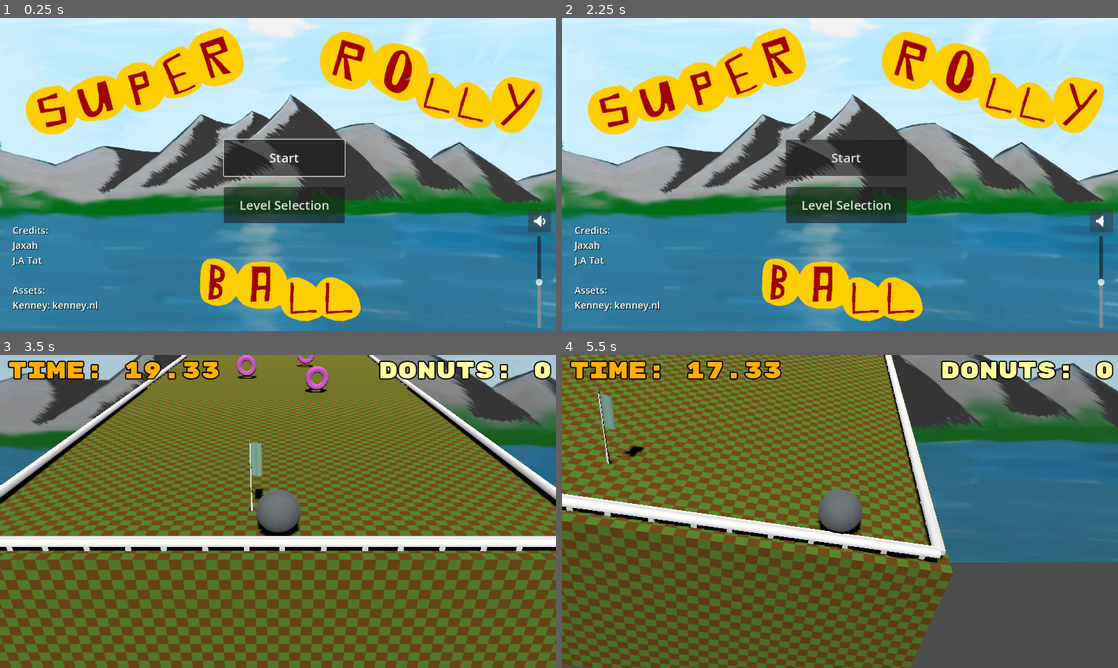
Above: before the commit, frames 1-4 (two rows, left to right).
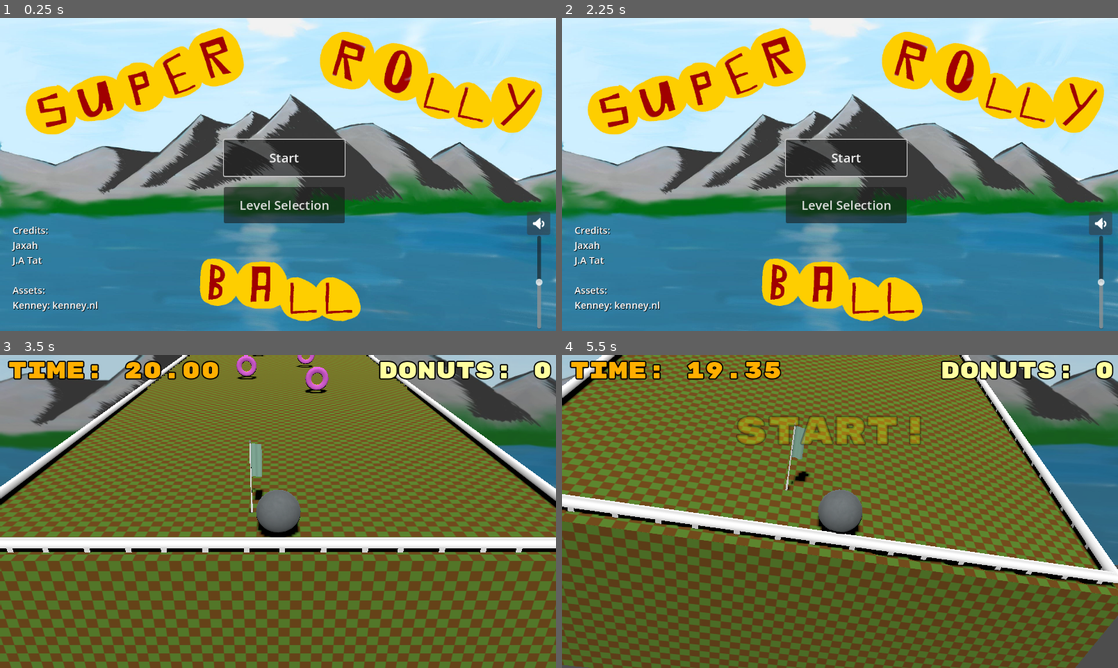
Above: after the commit, the same moments.

Repository: fozzedout/Super-Rolly-Ball
Game: Godot game, scene res://Scenes/MainMenu.tscn
Same seed, same stepped clock (60 frames per second), same inputs: the game is played once before the commit and once after it.
Inputs (mouse positions are in pixels of both pictures, inside the frame that each line leads up to):
- Up to frame 1 (0.25 s): no input
- Up to frame 2 (2.25 s): click "Level Selection" at 0.5 s; click "Level 2" (after the commit: "Main Menu") at 1.25 s; click (1101, 221) at 2.02 s
- Up to frame 3 (3.5 s): click "Start" at 2.75 s
- Up to frame 4 (5.5 s): hold D (Move_Right) 3.53-4.28 s; hold S (Move_Down) 4.28-5.03 s; hold D (Move_Right) from 5.03 s (still down)

The runs differ from the first frame. In frame 1, 0.1% of the frame differs, in the area x 94-100%, y 61-70%; in frame 2, 0.3%; in frame 3, 20%; in frame 4, 77%, in the area x 0-100%, y 0-100%.

Commit message:
sfx and code lines to exactly 100

Diff:
--- /dev/null
+++ b/ButtonHandling.gd
@@ -0,0 +1 @@
+#extends Node
--- a/Levels/Level01.tscn
+++ b/Levels/Level01.tscn
@@ -11,6 +11,13 @@
 [ext_resource type="AudioStream" uid="uid://xq51s74o5iw8" path="res://Assets/Flowing Rocks.ogg" id="9_jr058"]
 [ext_resource type="FontFile" uid="uid://jk53t7iv2q4s" path="res://Assets/RubikMonoOne-Regular.ttf" id="10_q561n"]
 [ext_resource type="AudioStream" uid="uid://bnw1rj5dtwdal" path="res://Assets/powerup.wav" id="11_5ytuc"]
+[ext_resource type="Script" path="res://globals.gd" id="11_lto2i"]
+[ext_resource type="AudioStream" uid="uid://dxa1p4f6paw01" path="res://Assets/hit portal.ogg" id="12_ymou1"]
+[ext_resource type="AudioStream" uid="uid://d3i4t3u8lb23m" path="res://Assets/ready start.ogg" id="13_vn5q5"]
+[ext_resource type="AudioStream" uid="uid://3rpt22iy2xky" path="res://Assets/fall out.ogg" id="15_btc1e"]
+[ext_resource type="AudioStream" uid="uid://cmcp8switxcqt" path="res://Assets/time up.ogg" id="16_gycoy"]
+[ext_resource type="AudioStream" uid="uid://ismtxgupemn8" path="res://Assets/perfect.ogg" id="17_ccueb"]
+[ext_resource type="AudioStream" uid="uid://oripf5yxu22q" path="res://Assets/goal.ogg" id="18_p4jpw"]
 
 [sub_resource type="BoxShape3D" id="BoxShape3D_c6pdw"]
 size = Vector3(30, 10, 100)
@@ -46,6 +53,38 @@
 [sub_resource type="StandardMaterial3D" id="StandardMaterial3D_cs0qq"]
 albedo_texture = ExtResource("8_6pp7m")
 
+[sub_resource type="Animation" id="Animation_x8fa6"]
+resource_name = "FadeStart"
+tracks/0/type = "value"
+tracks/0/imported = false
+tracks/0/enabled = true
+tracks/0/path = NodePath("lblLevelResult:modulate")
+tracks/0/interp = 1
+tracks/0/loop_wrap = true
+tracks/0/keys = {
+"times": PackedFloat32Array(0, 0.9, 1),
+"transitions": PackedFloat32Array(1, 1, 1),
+"update": 0,
+"values": [Color(1, 1, 1, 1), Color(1, 1, 1, 0), Color(1, 1, 1, 1)]
+}
+tracks/1/type = "value"
+tracks/1/imported = false
+tracks/1/enabled = true
+tracks/1/path = NodePath("lblLevelResult:visible")
+tracks/1/interp = 1
+tracks/1/loop_wrap = true
+tracks/1/keys = {
+"times": PackedFloat32Array(0, 0.9),
+"transitions": PackedFloat32Array(1, 1),
+"update": 1,
+"values": [true, false]
+}
+
+[sub_resource type="AnimationLibrary" id="AnimationLibrary_tkawt"]
+_data = {
+"FadeStart": SubResource("Animation_x8fa6")
+}
+
 [node name="Level" type="Node3D"]
 script = ExtResource("1_hcc8s")
 metadata/NextLevel = "res://Levels/Level02.tscn"
@@ -63,7 +102,7 @@
 fov = 37.8493
 
 [node name="Ball" parent="." instance=ExtResource("2_5v74f")]
-transform = Transform3D(1, 0, 0, 0, 1, 0, 0, 0, 1, 0.386, 7.636, 47)
+transform = Transform3D(1, 0, 0, 0, 1, 0, 0, 0, 1, 0.386, 1, 47)
 
 [node name="Ground" type="StaticBody3D" parent="."]
 transform = Transform3D(1, 0, 0, 0, 1, 0, 0, 0, 1, 0.389248, -5.04956, -0.57489)
@@ -276,10 +315,6 @@
 [node name="OmniLight3D" type="OmniLight3D" parent="."]
 transform = Transform3D(1, 0, 0, 0, 1, 0, 0, 0, 1, 0.504466, 4.57869, -33.4742)
 shadow_enabled = true
-
-[node name="AudioStreamPlayer" type="AudioStreamPlayer" parent="."]
-stream = ExtResource("9_jr058")
-autoplay = true
 
 [node name="GoalScreen" type="Node2D" parent="."]
 visible = false
@@ -341,6 +376,8 @@
 theme_override_fonts/font = ExtResource("10_q561n")
 theme_override_font_sizes/font_size = 40
 text = "Next Level"
+script = ExtResource("11_lto2i")
+metadata/LoadScene = "res://Levels/Level02.tscn"
 
 [node name="btnMainMenu" type="Button" parent="GoalScreen"]
 offset_left = 601.0
@@ -354,8 +391,15 @@
 theme_override_fonts/font = ExtResource("10_q561n")
 theme_override_font_sizes/font_size = 40
 text = "Main Menu"
-
-[node name="Timer" type="Timer" parent="."]
+script = ExtResource("11_lto2i")
+metadata/LoadScene = "res://Scenes/MainMenu.tscn"
+
+[node name="TimerStart" type="Timer" parent="."]
+wait_time = 2.0
+one_shot = true
+autostart = true
+
+[node name="TimerReload" type="Timer" parent="."]
 wait_time = 2.0
 one_shot = true
 
@@ -371,7 +415,7 @@
 theme_override_constants/outline_size = 10
 theme_override_fonts/font = ExtResource("10_q561n")
 theme_override_font_sizes/font_size = 80
-text = "Goal!"
+text = "READY"
 horizontal_alignment = 1
 
 [node name="Hud" type="Node2D" parent="."]
@@ -406,14 +450,42 @@
 vertical_alignment = 1
 metadata/_edit_use_anchors_ = true
 
+[node name="BackgroundMusic" type="AudioStreamPlayer" parent="."]
+stream = ExtResource("9_jr058")
+autoplay = true
+
 [node name="Collected" type="AudioStreamPlayer" parent="."]
 stream = ExtResource("11_5ytuc")
+
+[node name="HitPortal" type="AudioStreamPlayer" parent="."]
+stream = ExtResource("12_ymou1")
+
+[node name="ReadyStart" type="AudioStreamPlayer" parent="."]
+stream = ExtResource("13_vn5q5")
+
+[node name="FallOut" type="AudioStreamPlayer" parent="."]
+stream = ExtResource("15_btc1e")
+
+[node name="TimeUp" type="AudioStreamPlayer" parent="."]
+stream = ExtResource("16_gycoy")
+
+[node name="Perfect" type="AudioStreamPlayer" parent="."]
+stream = ExtResource("17_ccueb")
+
+[node name="Goal" type="AudioStreamPlayer" parent="."]
+stream = ExtResource("18_p4jpw")
+
+[node name="AnimationPlayer" type="AnimationPlayer" parent="."]
+libraries = {
+"": SubResource("AnimationLibrary_tkawt")
+}
 
 [connection signal="area_entered" from="Ball/Area3D" to="." method="_on_area_3d_area_entered"]
 [connection signal="body_entered" from="Ground/Goal" to="." method="_on_goal_body_entered"]
 [connection signal="body_entered" from="Ground/MurderDeathKill" to="." method="_on_murder_death_kill_body_entered"]
-[connection signal="pressed" from="GoalScreen/btnNextLevel" to="." method="_on_btn_next_level_pressed"]
-[connection signal="pressed" from="GoalScreen/btnMainMenu" to="." method="_on_btn_main_menu_pressed"]
-[connection signal="timeout" from="Timer" to="." method="_on_timer_timeout"]
+[connection signal="pressed" from="GoalScreen/btnNextLevel" to="GoalScreen/btnNextLevel" method="_on_pressed" binds= ["res://Levels/Level02.tscn"]]
+[connection signal="pressed" from="GoalScreen/btnMainMenu" to="GoalScreen/btnMainMenu" method="_on_pressed" binds= ["res://Scenes/MainMenu.tscn"]]
+[connection signal="timeout" from="TimerStart" to="." method="_on_timer_start_timeout"]
+[connection signal="timeout" from="TimerReload" to="." method="_on_timer_timeout"]
 
 [editable path="Ball"]
--- a/Levels/Level02.tscn
+++ b/Levels/Level02.tscn
@@ -11,6 +11,7 @@
 [ext_resource type="Texture2D" uid="uid://be2xqjsum35p1" path="res://Assets/background.jpg" id="8_p41px"]
 [ext_resource type="FontFile" uid="uid://jk53t7iv2q4s" path="res://Assets/RubikMonoOne-Regular.ttf" id="10_o4a1o"]
 [ext_resource type="AudioStream" uid="uid://bnw1rj5dtwdal" path="res://Assets/powerup.wav" id="11_j6b47"]
+[ext_resource type="Script" path="res://globals.gd" id="11_jx6vc"]
 
 [sub_resource type="BoxShape3D" id="BoxShape3D_jo5da"]
 size = Vector3(30, 10, 100)
@@ -431,6 +432,7 @@
 theme_override_fonts/font = ExtResource("10_o4a1o")
 theme_override_font_sizes/font_size = 40
 text = "Next Level"
+script = ExtResource("11_jx6vc")
 
 [node name="btnMainMenu" type="Button" parent="GoalScreen"]
 offset_left = 601.0
@@ -444,6 +446,7 @@
 theme_override_fonts/font = ExtResource("10_o4a1o")
 theme_override_font_sizes/font_size = 40
 text = "Main Menu"
+script = ExtResource("11_jx6vc")
 
 [node name="Hud" type="Node2D" parent="."]
 
@@ -502,8 +505,7 @@
 [connection signal="area_entered" from="Ball/Area3D" to="." method="_on_area_3d_area_entered"]
 [connection signal="body_entered" from="Ground/Goal" to="." method="_on_goal_body_entered"]
 [connection signal="body_entered" from="Ground/MurderDeathKill" to="." method="_on_murder_death_kill_body_entered"]
-[connection signal="pressed" from="GoalScreen/btnNextLevel" to="." method="_on_btn_next_level_pressed"]
-[connection signal="pressed" from="GoalScreen/btnMainMenu" to="." method="_on_btn_main_menu_pressed"]
+[connection signal="pressed" from="GoalScreen/btnMainMenu" to="GoalScreen/btnMainMenu" method="_on_pressed" binds= ["res://Scenes/MainMenu.tscn"]]
 [connection signal="timeout" from="Timer" to="." method="_on_timer_timeout"]
 
 [editable path="Ball"]
--- a/Scenes/LevelSelection.gd
+++ b/Scenes/LevelSelection.gd
@@ -1,13 +1,7 @@
 extends Node2D
 
-var globals
-
 func _ready():
-	globals = get_node("/root/Globals")
+	var globals = get_node("/root/Globals")
 	globals.load_game()
-	AudioServer.set_bus_mute(globals.bus_index, globals.ts["Muted"])
 	AudioServer.set_bus_volume_db(globals.bus_index, linear_to_db(globals.ts["Volume"]))
 	$btnLevel01.grab_focus()
-
-func _on_pressed(extra_arg_0):
-	get_tree().change_scene_to_file(extra_arg_0)
--- a/Scenes/LevelSelection.tscn
+++ b/Scenes/LevelSelection.tscn
@@ -1,8 +1,10 @@
-[gd_scene load_steps=4 format=3 uid="uid://b1iwt8mq428p1"]
+[gd_scene load_steps=6 format=3 uid="uid://b1iwt8mq428p1"]
 
 [ext_resource type="Script" path="res://Scenes/LevelSelection.gd" id="1_32lux"]
 [ext_resource type="Texture2D" uid="uid://be2xqjsum35p1" path="res://Assets/background.jpg" id="2_8shww"]
 [ext_resource type="AudioStream" uid="uid://xq51s74o5iw8" path="res://Assets/Flowing Rocks.ogg" id="3_ax8tm"]
+[ext_resource type="FontFile" uid="uid://jk53t7iv2q4s" path="res://Assets/RubikMonoOne-Regular.ttf" id="4_refuw"]
+[ext_resource type="Script" path="res://globals.gd" id="5_i5xjj"]
 
 [node name="LevelSelection" type="Node2D"]
 script = ExtResource("1_32lux")
@@ -24,6 +26,7 @@
 offset_bottom = 108.0
 theme_override_colors/font_outline_color = Color(0, 0, 0, 1)
 theme_override_constants/outline_size = 4
+theme_override_fonts/font = ExtResource("4_refuw")
 theme_override_font_sizes/font_size = 36
 text = "Level Selection"
 
@@ -32,17 +35,21 @@
 offset_top = 546.0
 offset_right = 1089.0
 offset_bottom = 604.0
+theme_override_fonts/font = ExtResource("4_refuw")
 theme_override_font_sizes/font_size = 26
-text = "Level 2"
-metadata/Level = "res://Levels/Level02.tscn"
+text = "Main Menu"
+script = ExtResource("5_i5xjj")
+metadata/Level = "res://Scenes/MainMenu.tscn"
 
 [node name="btnLevel01" type="Button" parent="."]
 offset_left = 60.0
 offset_top = 141.0
 offset_right = 291.0
 offset_bottom = 199.0
+theme_override_fonts/font = ExtResource("4_refuw")
 theme_override_font_sizes/font_size = 26
-text = "Level 1"
+text = "1"
+script = ExtResource("5_i5xjj")
 metadata/Level = "res://Levels/Level01.tscn"
 
 [node name="btnLevel02" type="Button" parent="."]
@@ -50,11 +57,13 @@
 offset_top = 215.0
 offset_right = 291.0
 offset_bottom = 273.0
+theme_override_fonts/font = ExtResource("4_refuw")
 theme_override_font_sizes/font_size = 26
-text = "Level 2"
+text = "2"
+script = ExtResource("5_i5xjj")
 metadata/Level = "res://Levels/Level02.tscn"
 
 [connection signal="ready" from="." to="." method="_on_ready"]
-[connection signal="pressed" from="btnBack" to="." method="_on_pressed" binds= ["res://Scenes/MainMenu.tscn"]]
-[connection signal="pressed" from="btnLevel01" to="." method="_on_pressed" binds= ["res://Levels/Level01.tscn"]]
-[connection signal="pressed" from="btnLevel02" to="." method="_on_pressed" binds= ["res://Levels/Level02.tscn"]]
+[connection signal="pressed" from="btnBack" to="btnBack" method="_on_pressed" binds= ["res://Scenes/MainMenu.tscn"]]
+[connection signal="pressed" from="btnLevel01" to="btnLevel01" method="_on_pressed" binds= ["res://Levels/Level01.tscn"]]
+[connection signal="pressed" from="btnLevel02" to="btnLevel02" method="_on_pressed" binds= ["res://Levels/Level02.tscn"]]
--- a/Scenes/MainMenu.tscn
+++ b/Scenes/MainMenu.tscn
@@ -2,7 +2,7 @@
 
 [ext_resource type="Texture2D" uid="uid://cl8w306xxc8i6" path="res://Assets/main-menu-background.jpg" id="1_8bh12"]
 [ext_resource type="Script" path="res://Scenes/Misc.gd" id="1_kx0xj"]
-[ext_resource type="Texture2D" uid="uid://bl2je0cgn52fh" path="res://Assets/audio-muted.png" id="3_q7r2t"]
+[ext_resource type="Script" path="res://globals.gd" id="3_n3t6g"]
 [ext_resource type="Texture2D" uid="uid://fjdqkxbqo4mp" path="res://Assets/audio.png" id="4_1rlk6"]
 [ext_resource type="AudioStream" uid="uid://xq51s74o5iw8" path="res://Assets/Flowing Rocks.ogg" id="5_8fgpb"]
 
@@ -24,6 +24,7 @@
 focus_next = NodePath("../btnLevelSelect")
 theme_override_font_sizes/font_size = 26
 text = "Start"
+script = ExtResource("3_n3t6g")
 
 [node name="btnLevelSelect" type="Button" parent="."]
 offset_left = 464.0
@@ -34,6 +35,7 @@
 focus_previous = NodePath("../btnStart")
 theme_override_font_sizes/font_size = 26
 text = "Level Selection"
+script = ExtResource("3_n3t6g")
 
 [node name="audio_volume" type="VSlider" parent="."]
 offset_left = 1094.0
@@ -45,21 +47,11 @@
 value = 0.5
 metadata/unmuted_value = 0
 
-[node name="btnAudio" type="TextureButton" parent="."]
-offset_left = 1094.0
-offset_top = 396.0
-offset_right = 1142.0
-offset_bottom = 444.0
-toggle_mode = true
-button_pressed = true
-texture_normal = ExtResource("3_q7r2t")
-texture_pressed = ExtResource("4_1rlk6")
-
 [node name="AudioStreamPlayer" type="AudioStreamPlayer" parent="."]
 stream = ExtResource("5_8fgpb")
 autoplay = true
 
-[node name="Label" type="Label" parent="."]
+[node name="lblCredits" type="Label" parent="."]
 offset_left = 26.0
 offset_top = 425.0
 offset_right = 398.0
@@ -73,7 +65,10 @@
 Assets:
 Kenney: kenney.nl"
 
-[connection signal="pressed" from="btnStart" to="." method="_on_btn_start_pressed"]
-[connection signal="pressed" from="btnLevelSelect" to="." method="_on_btn_level_select_pressed"]
+[node name="Audio" type="Sprite2D" parent="."]
+position = Vector2(1116, 425)
+texture = ExtResource("4_1rlk6")
+
+[connection signal="pressed" from="btnStart" to="btnStart" method="_on_pressed" binds= ["res://Levels/Level01.tscn"]]
+[connection signal="pressed" from="btnLevelSelect" to="btnLevelSelect" method="_on_pressed" binds= ["res://Scenes/LevelSelection.tscn"]]
 [connection signal="value_changed" from="audio_volume" to="." method="_on_audio_volume_value_changed"]
-[connection signal="toggled" from="btnAudio" to="." method="_on_btn_audio_toggled"]
--- a/Scenes/Misc.gd
+++ b/Scenes/Misc.gd
@@ -8,22 +8,8 @@
 
 	$btnStart.grab_focus()
 	$audio_volume.value = globals.ts["Volume"]
-	$btnAudio.button_pressed = not globals.ts["Muted"]
-
-
-func _on_btn_audio_toggled(toggled_on):
-	AudioServer.set_bus_mute(globals.bus_index, not toggled_on)
-	globals.ts["Muted"] = not toggled_on
-	globals.save_game()
 
 func _on_audio_volume_value_changed(value):
 	AudioServer.set_bus_volume_db(globals.bus_index, linear_to_db(value))
 	globals.ts["Volume"] = value
 	globals.save_game()
-
-func _on_btn_start_pressed():
-	get_tree().change_scene_to_file("res://Levels/Level01.tscn")
-
-
-func _on_btn_level_select_pressed():
-	get_tree().change_scene_to_file("res://Scenes/LevelSelection.tscn")
--- a/globals.gd
+++ b/globals.gd
@@ -1,6 +1,6 @@
 extends Node
 
-var ts = { "Volume" : 0.5, "Muted" : false, "Level01" : {"Time" : 0, "Par" : 20, "Score" : 0}, "Level02" : {"Time" : 0, "Par" : 50, "Score" : 0} }
+var ts = { "Volume" : 0.5, "Level01" : {"Time" : 0, "Par" : 20, "Score" : 0}, "Level02" : {"Time" : 0, "Par" : 50, "Score" : 0} }
 var bus_index : int = AudioServer.get_bus_index("Master")
 
 func save_game():
@@ -9,3 +9,6 @@
 func load_game():
 	if not FileAccess.file_exists("user://savegame.save"): return # Error! We don't have a save to load.
 	ts = JSON.parse_string(FileAccess.open("user://savegame.save", FileAccess.READ).get_line())
+
+func _on_pressed(extra_arg_0):
+	get_tree().change_scene_to_file(extra_arg_0)
--- a/level.gd
+++ b/level.gd
@@ -3,33 +3,33 @@
 var globals
 var time : float = 0
 var donuts : int = 0
+var doTimer : bool = false
 
 func _ready():
 	globals = get_node("/root/Globals")
 	globals.load_game()
-	$Hud/lblTime.text = "Time: " + str(globals.ts[get_meta("Level")]["Par"])
-	$Hud/lblDonuts.text = "Donuts: " + str(donuts)
+	time = globals.ts[get_meta("Level")]["Par"]
+	$Ball.freeze = true
 
-	AudioServer.set_bus_mute(globals.bus_index, globals.ts["Muted"])
 	AudioServer.set_bus_volume_db(globals.bus_index, linear_to_db(globals.ts["Volume"]))
+	$ReadyStart.play()
 
 func _physics_process(delta):
-	if not $lblLevelResult.visible:
-		time += delta
-		if globals != null:
-			$Hud/lblTime.text = "Time: %0.2f" % (globals.ts[get_meta("Level")]["Par"] - time)
-			#$Hud/lblTime.text = "Time: " + str(time) + "    Best: " + str(globals.ts[get_meta("Level")]["Time"])
+	if doTimer:
+		time -= delta
 
-	if time >= globals.ts[get_meta("Level")]["Par"] and $Timer.is_stopped():
+	if time <= 0 and $TimerReload.is_stopped():
+		time = 0
 		goal_screen("TIME UP!")
+
+	$Hud/lblTime.text = "Time: %0.2f" % time
+	$Hud/lblDonuts.text = "Donuts: " + str(donuts)
 
 	var direction = Input.get_vector("Move_Left","Move_Right","Move_Up","Move_Down")
 
-	# rotate the ground around the ball
 	$Ground.global_translate (-$Ball.global_position)
 
 	if direction == Vector2.ZERO:
-		# not intentionally moving anywhere, reset the ground to 0
 		var rot = (-$Ground.rotation_degrees.x) / 10
 		if rot: $Ground.transform = $Ground.transform.rotated( Vector3(1, 0, 0), deg_to_rad( rot ) )
 		if abs(rot) < 0.01: $Ground.rotation_degrees.x = 0
@@ -53,44 +53,45 @@
 		goal_screen("GOAL!")
 
 
-func _on_area_3d_area_entered(area):
-	if area.is_in_group("collectables"):
+func _on_area_3d_area_entered(donut):
+	if donut.is_in_group("collectables"):
 		$Collected.pitch_scale = randf_range(0.8,1.2); $Collected.play()
 		donuts += 1
-		$Hud/lblDonuts.text = "Donuts: " + str(donuts)
-		area.queue_free()
+		donut.queue_free()
 
 
 
 func _on_murder_death_kill_body_entered(body):
-	if body is RigidBody3D:
-		goal_screen("FALL OUT!")
-
-
-func _on_btn_next_level_pressed():
-	get_tree().change_scene_to_file(get_meta("NextLevel"))
+	goal_screen("FALL OUT!")
 
 func _on_timer_timeout():
 	get_tree().reload_current_scene()
 
 func goal_screen(title):
-	$Ball.freeze = true
+	$Ball.freeze = true; doTimer = false
 	$lblLevelResult.text = title; $lblLevelResult.show()
-	var score = round((globals.ts[get_meta("Level")]["Par"] - time) * 100 * max(1, (donuts * (1 if $Ground/Collectables.get_child_count() > 0 else 10)) ))
+	if title == "GOAL!" and $Ground/Collectables.get_child_count() == 0: $lblLevelResult.text = "PERFECT!"
+	match $lblLevelResult.text:
+		"GOAL!": $HitPortal.play(); $Goal.play()
+		"PERFECT!" : $HitPortal.play(); $Perfect.play()
+		"FALL OUT!" : $FallOut.play()
+		"TIME UP!" : $TimeUp.play()
+
 	if title == "GOAL!":
+		var score = round(time * 100 * max(1, (donuts * (1 if $Ground/Collectables.get_child_count() > 0 else 10)) ))
 		$GoalScreen.show()
-		if $Ground/Collectables.get_child_count() == 0: $lblLevelResult.text = "PERFECT!"
-		$GoalScreen/lblClearScore.text = "Clear Score: %8d" % round((globals.ts[get_meta("Level")]["Par"] - time) * 100)
-		if donuts >= 2: $GoalScreen/lblDonutBonus.text = "Donut Bonus      x%d" % (donuts * (1 if $Ground/Collectables.get_child_count() > 0 else 10))
-		else: $GoalScreen/lblDonutBonus.text = ""
+		$GoalScreen/lblClearScore.text = "Clear Score: %8d" % (time * 100)
+		$GoalScreen/lblDonutBonus.text = ("Donut Bonus      x%d" % (donuts * (1 if $Ground/Collectables.get_child_count() > 0 else 10))) if donuts >= 2 else ""
 		$GoalScreen/lblLevelScore.text = "Level Score: %8d" % score
 		$GoalScreen/btnNextLevel.grab_focus()
-		if globals.ts[get_meta("Level")]["Time"] == 0 or globals.ts[get_meta("Level")]["Time"] > time: globals.ts[get_meta("Level")]["Time"] = time
+		if globals.ts[get_meta("Level")]["Time"] < time: globals.ts[get_meta("Level")]["Time"] = time
 		if globals.ts[get_meta("Level")]["Score"] < score: globals.ts[get_meta("Level")]["Score"] = score
 		globals.save_game()
 
-	else: $Timer.start()
+	else: $TimerReload.start()
 
 
-func _on_btn_main_menu_pressed():
-	get_tree().change_scene_to_file("res://Scenes/MainMenu.tscn")
+func _on_timer_start_timeout():
+	$Ball.freeze = false; doTimer = true
+	$lblLevelResult.text = "START!"
+	$AnimationPlayer.play("FadeStart")
Not shown, added: Assets/fall out.ogg.import
Not shown, added: Assets/goal.ogg.import
Not shown, added: Assets/hit portal.ogg.import
Not shown, added: Assets/perfect.ogg.import
Not shown, added: Assets/ready start.ogg.import
Not shown, added: Assets/time up.ogg.import
Not shown: 1 places in Levels/Level01.tscn that only renumber resources
Not shown: 1 places in Levels/Level02.tscn that only renumber resources
Not shown, added: Assets/fall out.ogg
Not shown, added: Assets/goal.ogg
Not shown, added: Assets/hit portal.ogg
Not shown, added: Assets/perfect.ogg
(and 2 more such lines)
